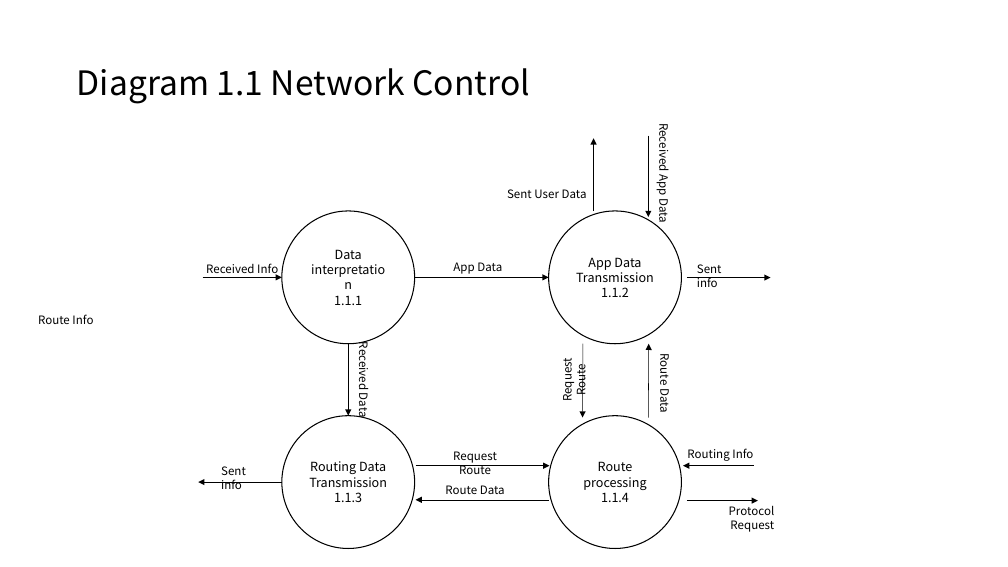
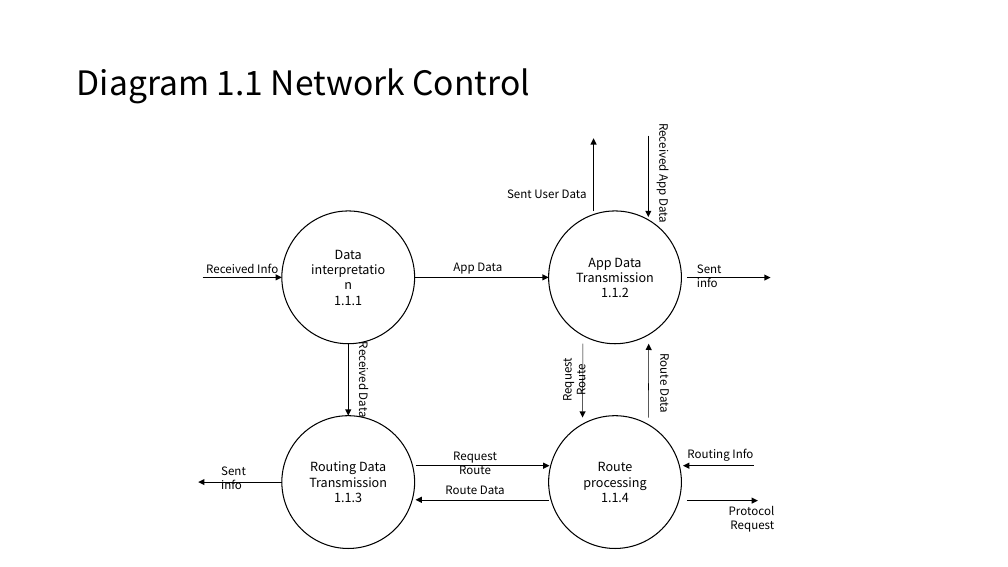
Before and after one commit to soobinjeon/MinT, a slide deck: slide 14 of doc/Framework Development Note.pptx (slide 16 before the commit). Drawn at 1008x567 pixels with LibreOffice and Linux fonts; fonts in the diff are those of the drawing. Boxes give left, top, right and bottom in pixels: in the first picture for what was removed or moved away, otherwise in the second. Text is boxed around its words. In the diff, an @@ line names an element or a change of style, - is before the commit and + after.

```diff
--- a/doc/Framework Development Note.pptx
+++ b/doc/Framework Development Note.pptx
@@ text removed at box(38, 314, 93, 324) @@
-Route Info
```
Also in this commit, not shown: 5 other slides changed, 5 slides added, 4 slides removed, 10 other files.
